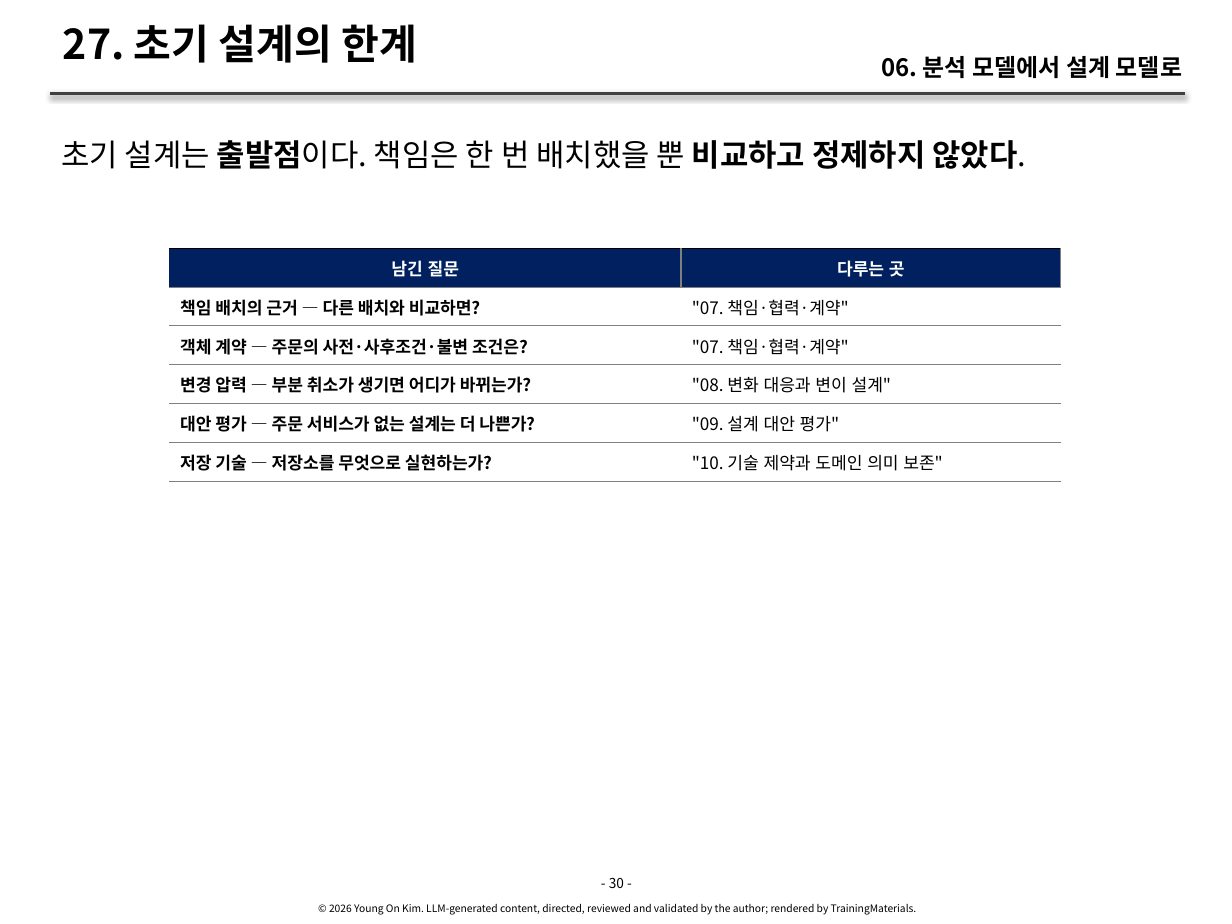
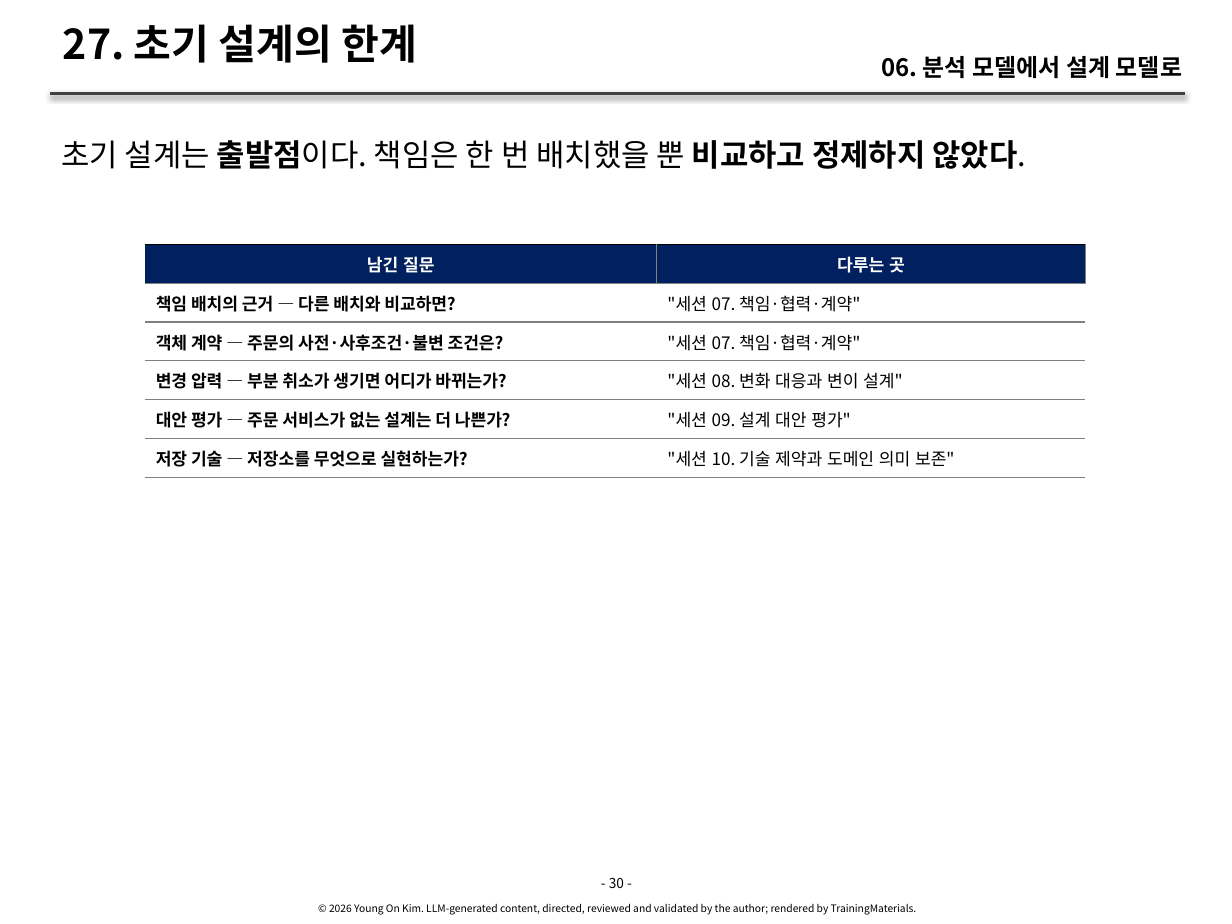
Before and after one commit to YoungSan77/TrainingMaterials, a slide deck: slide 30 of courses/ooad/sessions/s06.pptx. Drawn at 1232x924 pixels with LibreOffice and Linux fonts; fonts in the diff are those of the drawing. Boxes give left, top, right and bottom in pixels: in the first picture for what was removed or moved away, otherwise in the second. Text is boxed around its words. In the diff, an @@ line names an element or a change of style, - is before the commit and + after.

```diff
--- a/courses/ooad/sessions/s06.pptx
+++ b/courses/ooad/sessions/s06.pptx
@@ table at (145,244,1085,766) @@
@@ row 2, column 2: ""07. 책임·협력·계약"" to ""세션 07. 책임·협력·계약"" @@
@@ row 3, column 2: ""07. 책임·협력·계약"" to ""세션 07. 책임·협력·계약"" @@
@@ row 4, column 2: ""08. 변화 대응과 변이 설계"" to ""세션 08. 변화 대응과 변이 설계"" @@
@@ row 5, column 2: ""09. 설계 대안 평가"" to ""세션 09. 설계 대안 평가"" @@
@@ row 6, column 2: ""10. 기술 제약과 도메인 의미 보존"" to ""세션 10. 기술 제약과 도메인 의미 보존"" @@
@@ table: place and size @@
-table at (169,249,1060,771)
+table at (145,244,1085,766)
```
Also in this commit, not shown: 25 other slides changed, 52 other files.
